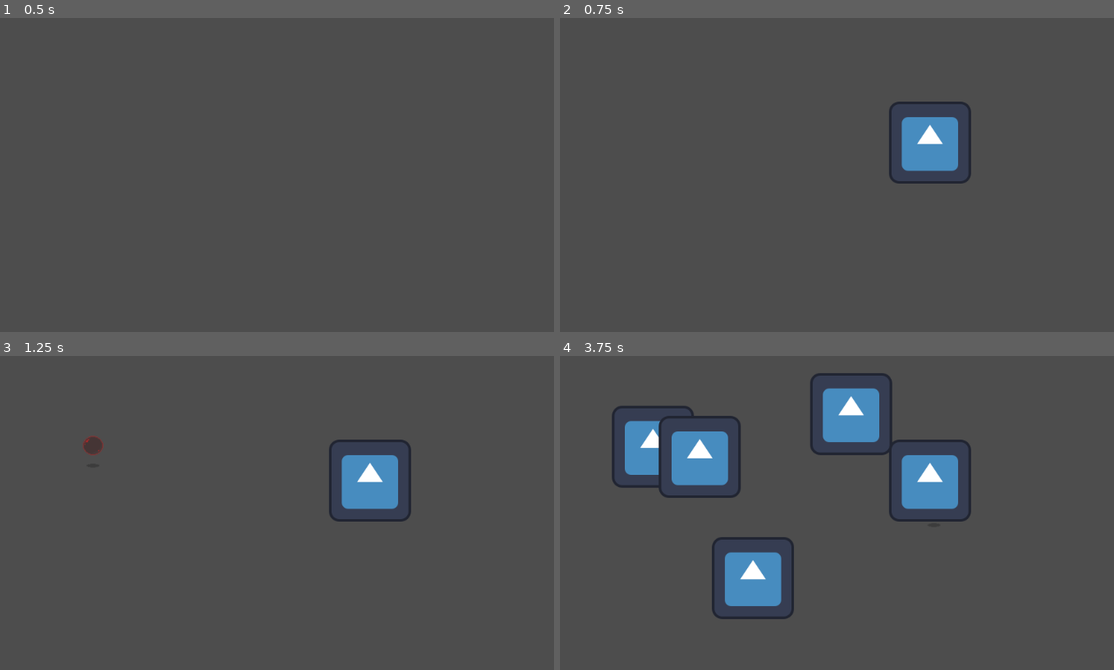
Above: before the commit, frames 1-4 (two rows, left to right).
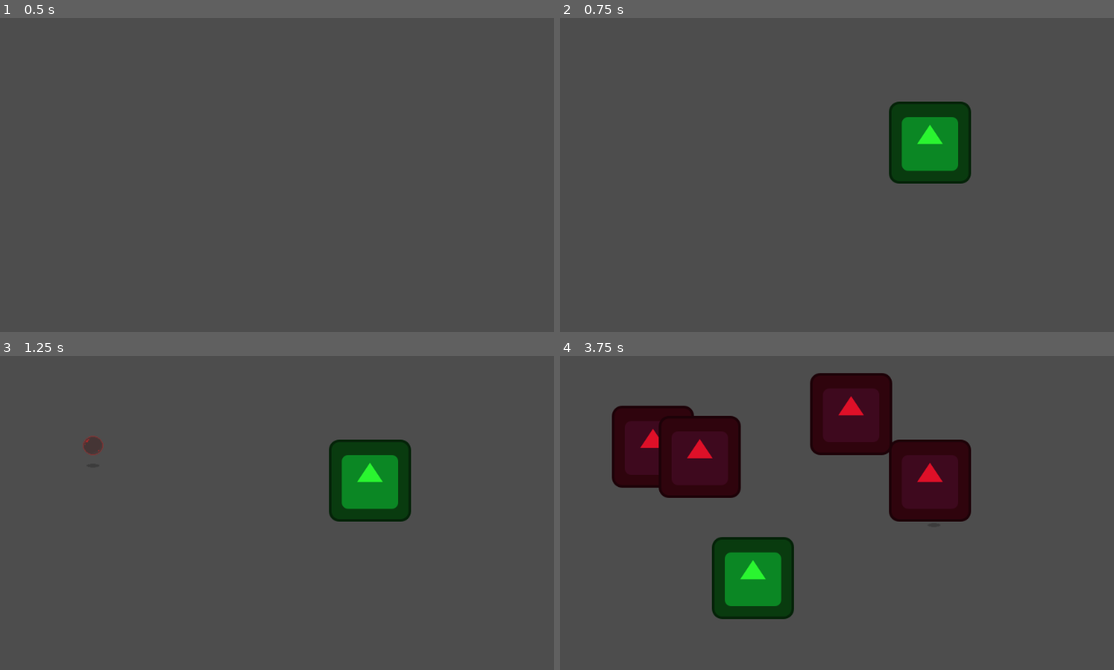
Above: after the commit, the same moments.

Repository: benxutech/bubble-tower-defense
Game: Godot game, scene res://Scenes/Maps/BaseMap.tscn
The game is run twice, just before and just after one commit, with the same random seed, the same clock (stepped at 60 frames per second) and the same inputs. The engine's default icon, where the game draws it, is replaced by a stand-in: a white triangle on a blue panel in a dark square.
Inputs (mouse positions are in pixels of both pictures, inside the frame that each line leads up to):
- Up to frame 1 (0.5 s): no input
- Up to frame 2 (0.75 s): tap Enter at 0.5 s; move the mouse to (931, 143) at 0.52 s; click (931, 143) at 0.67 s
- Up to frame 3 (1.25 s): no input
- Up to frame 4 (3.75 s): move the mouse to (654, 447) at 1.27 s; click (654, 447) at 1.42 s; tap Space at 2 s; move the mouse to (853, 415) at 2.02 s; click (853, 415) at 2.17 s; move the mouse to (753, 578) at 2.77 s; click (753, 578) at 2.92 s; move the mouse to (698, 456) at 3.52 s; click (698, 456) at 3.67 s

Frame 1 is identical in both runs. In frame 2, 3.8% of the frame differs, in the area x 59-75%, y 26-53%; in frame 3, 3.8%; in frame 4, 18%, in the area x 9-75%, y 5-84%.

Commit message:
feat: add collission detection

Diff:
--- a/Scenes/Main/global_signal.gd
+++ b/Scenes/Main/global_signal.gd
@@ -9,5 +9,5 @@
 
 
 # Called every frame. 'delta' is the elapsed time since the previous frame.
-func _process(delta: float) -> void:
+func _process(_delta: float) -> void:
 	pass
--- a/Scenes/Maps/base_map_1.gd
+++ b/Scenes/Maps/base_map_1.gd
@@ -11,15 +11,19 @@
 func _input(event: InputEvent) -> void:
 	if event is InputEventMouseButton:
 		if event.is_pressed():
-			var towerScene := preload("res://Scenes/Towers/BaseTower.tscn")
-			var tower = towerScene.instantiate()
+			place_tower(event.position)
 
-			tower.position = event.position
-			add_child(tower)
 
 # Called every frame. 'delta' is the elapsed time since the previous frame.
-func _process(delta: float) -> void:
+func _process(_delta: float) -> void:
 	pass
+
+func place_tower(position: Vector2) -> void:
+	var towerScene := preload("res://Scenes/Towers/BaseTower.tscn")
+	var tower = towerScene.instantiate()
+
+	tower.position = position
+	add_child(tower)
 
 func on_damage_taken(damage_point: int) -> void:
 	if is_game_over:
--- a/Scenes/Spawner/spawner_path.gd
+++ b/Scenes/Spawner/spawner_path.gd
@@ -7,7 +7,7 @@
 
 
 # Called every frame. 'delta' is the elapsed time since the previous frame.
-func _process(delta: float) -> void:
+func _process(_delta: float) -> void:
 	pass
 
 
--- a/Scenes/Towers/BaseTower.tscn
+++ b/Scenes/Towers/BaseTower.tscn
@@ -1,14 +1,18 @@
-[gd_scene load_steps=3 format=3 uid="uid://cq3ji0nfn41qj"]
+[gd_scene load_steps=4 format=3 uid="uid://cq3ji0nfn41qj"]
 
+[ext_resource type="Script" path="res://Scenes/Towers/base_tower.gd" id="1_dgc5p"]
 [ext_resource type="Texture2D" uid="uid://e6y2jlg8dloh" path="res://icon.svg" id="1_jwm88"]
 
-[sub_resource type="RectangleShape2D" id="RectangleShape2D_fxow4"]
+[sub_resource type="RectangleShape2D" id="RectangleShape2D_6oa3y"]
 size = Vector2(128, 128)
 
-[node name="BaseTower" type="Area2D"]
+[node name="BaseTower" type="Node2D"]
+script = ExtResource("1_dgc5p")
 
 [node name="Sprite2D" type="Sprite2D" parent="."]
 texture = ExtResource("1_jwm88")
 
-[node name="CollisionShape2D" type="CollisionShape2D" parent="."]
-shape = SubResource("RectangleShape2D_fxow4")
+[node name="CollisionArea" type="Area2D" parent="."]
+
+[node name="CollisionShape2D" type="CollisionShape2D" parent="CollisionArea"]
+shape = SubResource("RectangleShape2D_6oa3y")
--- /dev/null
+++ b/Scenes/Towers/base_tower.gd
@@ -0,0 +1,23 @@
+extends Node2D
+
+var is_placed = false
+var can_place = false
+
+# Called when the node enters the scene tree for the first time.
+func _ready() -> void:
+	pass # Replace with function body.
+
+
+# Called every frame. 'delta' is the elapsed time since the previous frame.
+func _process(_delta: float) -> void:
+	if not is_placed:
+		set_collision_status($CollisionArea.has_overlapping_areas())
+	else:
+		print("placed")
+
+func set_collision_status(is_colliding: bool):
+	# TODO: Should we have a global const for colors?
+	var color = "#de1028" if is_colliding else "#2af530"
+
+	can_place = is_colliding
+	modulate = Color(color)
Not shown: 1 places in Scenes/Bubbles/bubble.tres that only renumber resources
